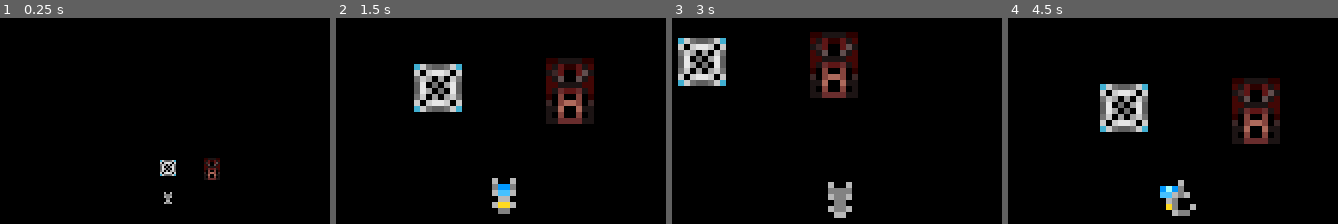
Above: before the commit, frames 1-4 (left to right).
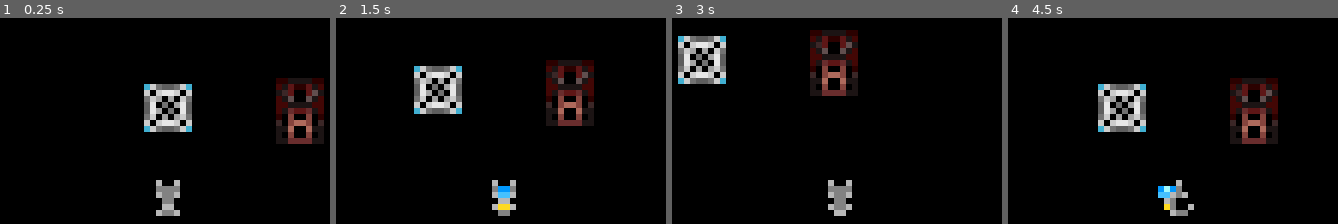
Above: after the commit, the same moments.

Repository: Rain-Rueskie/Heat-Death
Game: Godot game, scene res://scenes/the_lab/the_lab.tscn
Two runs of this game, one before a commit and one after it. Both use one fixed random seed, a clock stepped at 60 frames per second and the inputs below. This scene is started directly instead of the project's main scene.
Inputs (mouse positions are in pixels of both pictures, inside the frame that each line leads up to):
- Up to frame 1 (0.25 s): no input
- Up to frame 2 (1.5 s): tap Enter at 0.5 s; move the mouse to (646, 180) at 0.52 s; hold Right (ui_right) 0.53-1.28 s; tap Mouse wheel down (scroll_down) at 0.6 s; tap Space (ui_select) at 0.77 s; tap Mouse wheel up (scroll_up) at 0.8, 1.35 s; move the mouse to (375, 215) at 1.27 s; hold Down (ui_down) from 1.28 s (still down)
- Up to frame 3 (3 s): tap Space (ui_select) at 1.52 s; tap Mouse wheel down (scroll_down) at 1.55, 2.1 s; move the mouse to (903, 118) at 2.02 s; release Down (ui_down) at 2.03 s; hold Right (ui_right) 2.03-2.78 s; tap Mouse wheel up (scroll_up) at 2.3, 2.85 s; move the mouse to (outside the picture) at 2.77 s; hold Up (ui_up) from 2.78 s (still down)
- Up to frame 4 (4.5 s): tap Space (ui_select) at 3.02, 3.77 s; tap Mouse wheel down (scroll_down) at 3.05, 3.6 s; move the mouse to (outside the picture) at 3.52 s; release Up (ui_up) at 3.53 s; hold Left (ui_left) from 3.53 s (still down); tap Mouse wheel up (scroll_up) at 3.8, 4.35 s; move the mouse to (outside the picture) at 4.27 s

The runs differ from the first frame. In frame 1, 8.2% of the frame differs, in the area x 43-99%, y 29-97%; in frame 2, 2.8%; in frame 3, 2.7%; in frame 4, 2.8%.

Commit message:
fixed camera jitter, moved 2D camera to scene

Diff:
--- /dev/null
+++ b/entities/player/camera.gd
@@ -0,0 +1,28 @@
+extends Camera2D
+
+@export var target: Node2D
+
+# Called when the node enters the scene tree for the first time.
+func _ready() -> void:
+	pass # Replace with function body.
+
+func _physics_process(delta):
+	update_camera();
+
+var zoomf = 2
+
+func _process(delta):
+	update_camera();
+
+	if Input.is_action_just_pressed("scroll_up"):
+		zoomf = clamp(zoomf+1,0,2)
+	elif Input.is_action_just_pressed("scroll_down"):
+		zoomf = clamp(zoomf-1,0,2)
+
+	zoom = Vector2(zoomf+1, zoomf+1)
+
+func update_camera():
+	if is_instance_valid(target):
+		position = Vector2(round(target.position.x), round(target.position.y))
+		#position = target.position;
+		#print(position)
--- a/entities/player/player.gd
+++ b/entities/player/player.gd
@@ -2,6 +2,7 @@
 
 @onready var _animated_sprite = $AnimatedSprite2D
 @export var speed = 16
+@export var camera = Camera2D
 
 # Movement directions
 enum Direction {
@@ -52,22 +53,8 @@
 	# TODO: Lock player to grid
 	move_and_slide()
 
-var zoom = 0
 
 func _process(delta):
-	if Input.is_action_just_pressed("scroll_up"):
-		zoom = clamp(zoom+1,0,2)
-	elif Input.is_action_just_pressed("scroll_down"):
-		zoom = clamp(zoom-1,0,2)
-
-	match zoom:
-		0:
-			$Camera2D.zoom = Vector2(1,1)
-		1:
-			$Camera2D.zoom = Vector2(2,2)
-		2:
-			$Camera2D.zoom = Vector2(3,3)
-
 	if moving:
 		play_anim("move")
 	elif interacting:
--- a/entities/player/player.tscn
+++ b/entities/player/player.tscn
@@ -446,11 +446,9 @@
 
 [node name="AnimatedSprite2D" type="AnimatedSprite2D" parent="."]
 sprite_frames = SubResource("SpriteFrames_nnhdm")
-animation = &"idle_back"
+animation = &"attack_front"
 
 [node name="CollisionShape2D" type="CollisionShape2D" parent="."]
 shape = SubResource("RectangleShape2D_754xo")
 
-[node name="Camera2D" type="Camera2D" parent="."]
-
 [node name="RayCast2D" type="RayCast2D" parent="."]
--- a/project.godot
+++ b/project.godot
@@ -19,8 +19,8 @@
 
 window/size/viewport_width=320
 window/size/viewport_height=180
-window/size/window_width_override=512
-window/size/window_height_override=336
+window/size/window_width_override=1080
+window/size/window_height_override=540
 window/stretch/mode="viewport"
 window/stretch/scale_mode="integer"
 
--- a/scenes/the_lab/the_lab.tscn
+++ b/scenes/the_lab/the_lab.tscn
@@ -1,12 +1,14 @@
-[gd_scene load_steps=4 format=3 uid="uid://donjnk532jf5g"]
+[gd_scene load_steps=5 format=3 uid="uid://donjnk532jf5g"]
 
 [ext_resource type="PackedScene" uid="uid://biyjggya6f3g1" path="res://entities/player/player.tscn" id="1_2o5hd"]
 [ext_resource type="PackedScene" uid="uid://vh1uicetg5pb" path="res://entities/airlock/airlock.tscn" id="2_tw417"]
 [ext_resource type="PackedScene" uid="uid://486c35qoo70m" path="res://entities/door/door.tscn" id="3_xnykf"]
+[ext_resource type="Script" path="res://entities/player/camera.gd" id="4_wto1g"]
 
 [node name="TheLab" type="Node2D"]
 
-[node name="Controller" parent="." instance=ExtResource("1_2o5hd")]
+[node name="Controller" parent="." node_paths=PackedStringArray("camera") instance=ExtResource("1_2o5hd")]
+camera = NodePath("../Camera2D")
 
 [node name="Level" type="Node" parent="."]
 
@@ -19,3 +21,7 @@
 
 [node name="Door" parent="." instance=ExtResource("3_xnykf")]
 position = Vector2(22, -13)
+
+[node name="Camera2D" type="Camera2D" parent="." node_paths=PackedStringArray("target")]
+script = ExtResource("4_wto1g")
+target = NodePath("../Controller")
